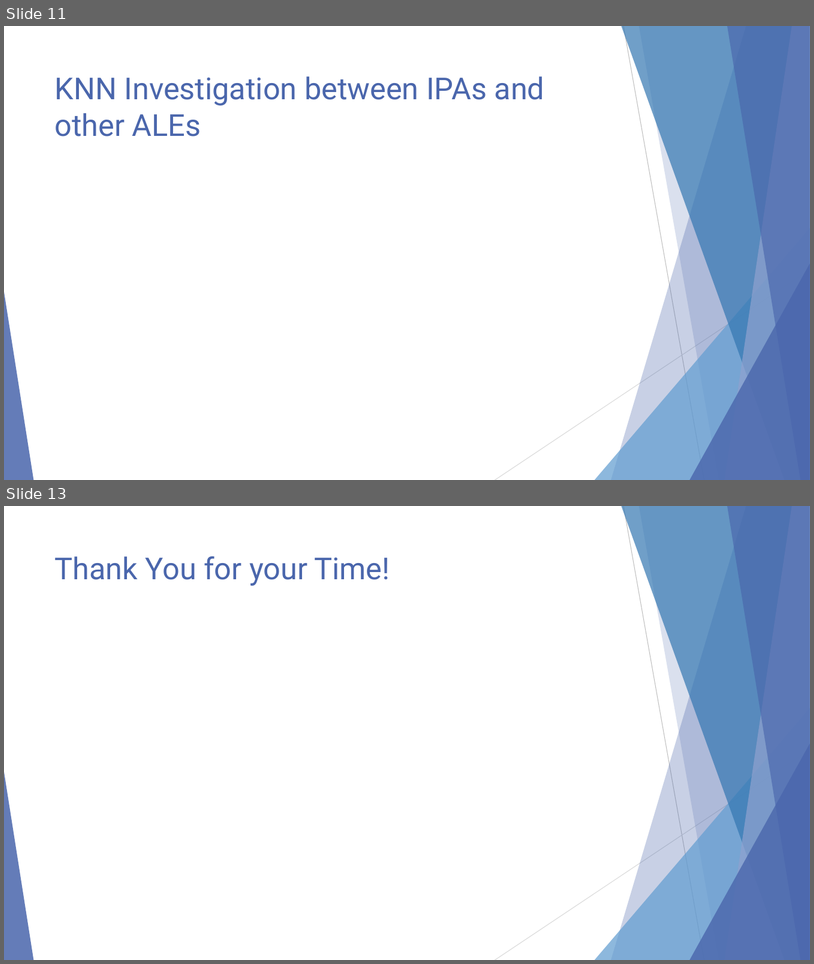
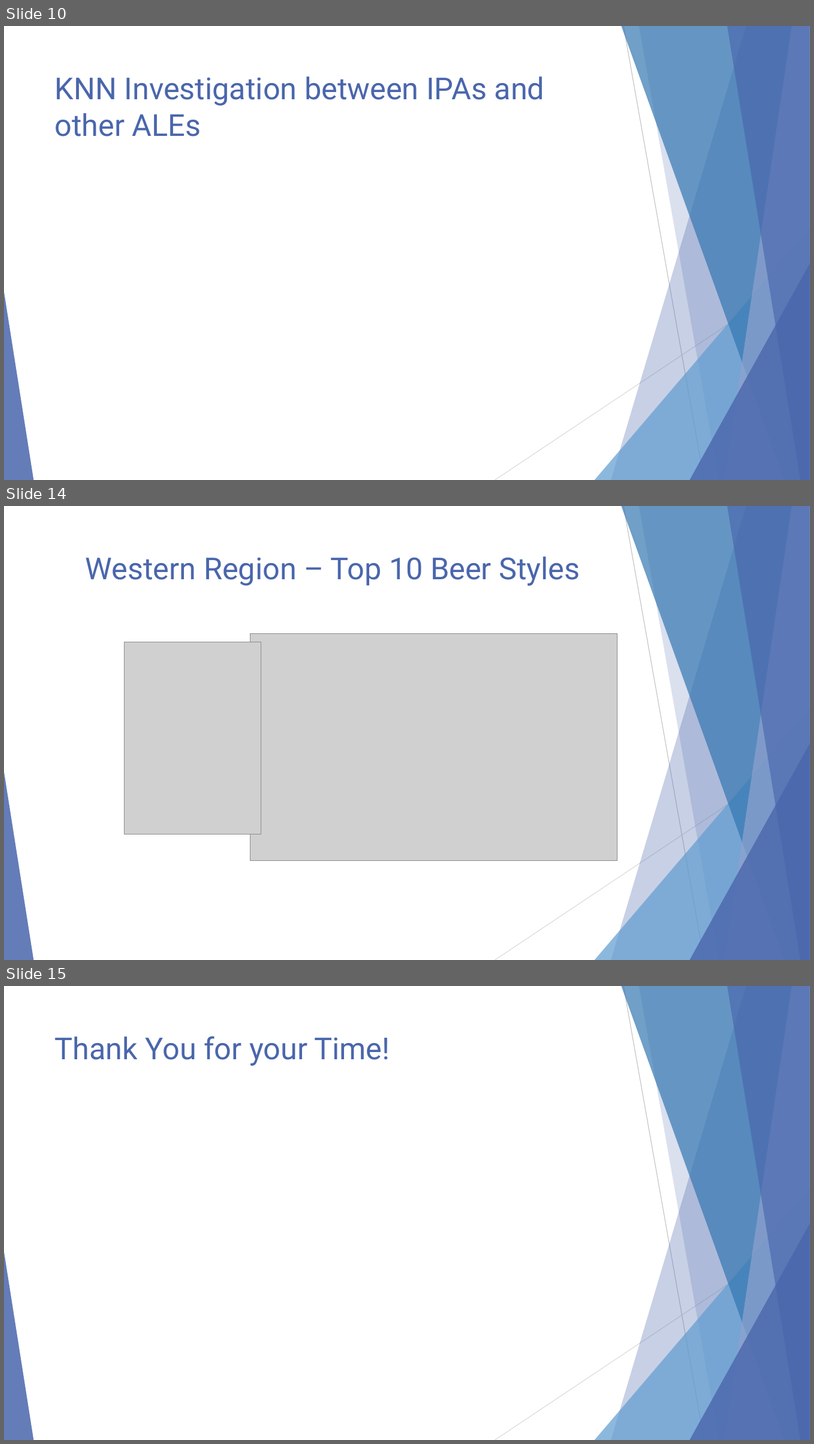
Before and after one commit to malcolmccarlson/DDS-CaseStudy1, a slide deck: MalcolmCarlsonBeerDataEDA.DDS6306.pptx. Shown one above the other, each under a label of ours: slides 11 and 13 before the commit, slides 10, 14 and 15 after it; the slides between them are not shown. The pictures are 814x964 and 814x1444 pixels, drawn with LibreOffice and Linux fonts; fonts in the diff are those of the drawing; grey boxes stand for pictures. Boxes give left, top, right and bottom in pixels: in the first picture for what was removed or moved away, otherwise in the second. Text is boxed around its words. In the diff, an @@ line names an element or a change of style, - is before the commit and + after.

```diff
--- a/MalcolmCarlsonBeerDataEDA.DDS6306.pptx
+++ b/MalcolmCarlsonBeerDataEDA.DDS6306.pptx
@@ slide 14 added at (4, 506, 810, 960), background #FFFFFF; not listed: 10 template elements that a slide beside it also shows @@
@@ title added at (86, 556, 580, 586), 36 pt, text #4A66AC @@
+Western Region – Top 10 Beer Styles
@@ picture added at (125, 642, 262, 834) @@
@@ picture added at (250, 634, 617, 861) @@
@@ what was slide 11 is now slide 10 @@
@@ what was slide 13 is now slide 15 @@
```
Also in this commit, not shown: 2 slides changed, 3 other slides added, 1 slide removed, 2 other files.
